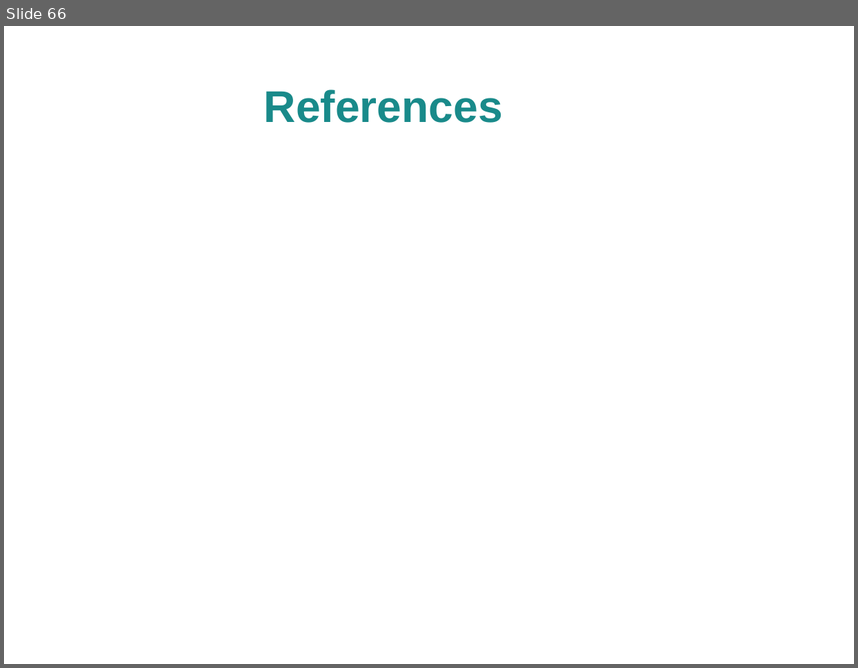
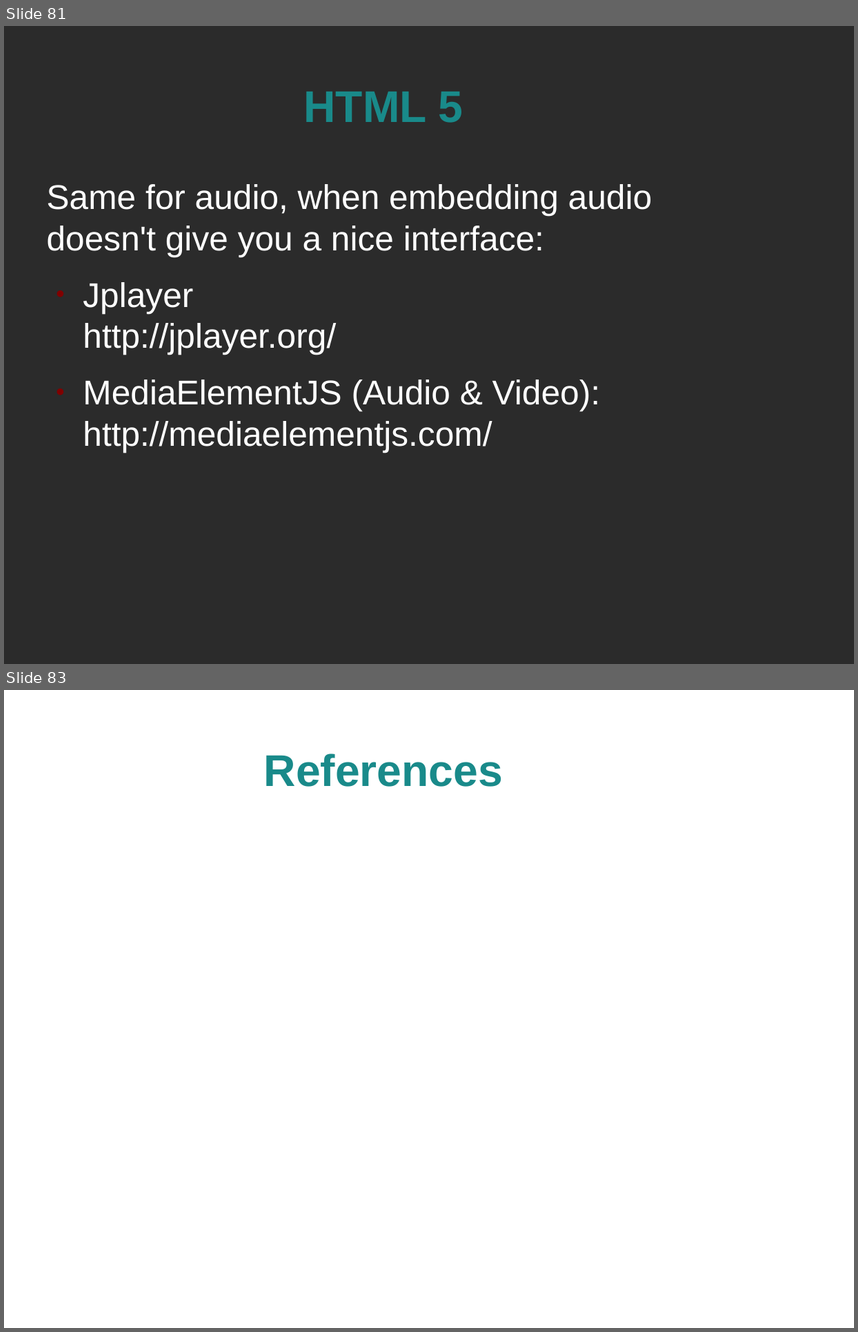
Before and after one commit to spellbindguy/Web-Development, a slide deck: Lectures/03 HTML/HTML.odp. Shown one above the other, each under a label of ours: slide 66 before the commit, slides 81 and 83 after it; the slides between them are not shown. The pictures are 858x668 and 858x1332 pixels, drawn with LibreOffice and Linux fonts; fonts in the diff are those of the drawing; background and template pictures are left out; a plain dark background stands for a picture behind light text. Boxes give left, top, right and bottom in pixels: in the first picture for what was removed or moved away, otherwise in the second. Text is boxed around its words. In the diff, an @@ line names an element or a change of style, - is before the commit and + after.

Commit message:
HTML Lecture slides

```diff
--- a/Lectures/03 HTML/HTML.odp
+++ b/Lectures/03 HTML/HTML.odp
@@ slide 81 added at [4,26,854,664], background picture (left out) @@
@@ title added at [304,92,464,123], 41.4 pt, text #198A8A, bold @@
+HTML 5
@@ text added at [47,184,652,452], 32 pt, text #FFFFFF @@
+Same for audio, when embedding audio doesn't give you a nice interface:
+● Jplayer
+  http://jplayer.org/
+● MediaElementJS (Audio & Video):
+  http://mediaelementjs.com/
@@ what was slide 66 is now slide 83 @@
```
Also in this commit, not shown: 5 slides changed, 20 other slides added, 4 slides removed, 1 other file.
